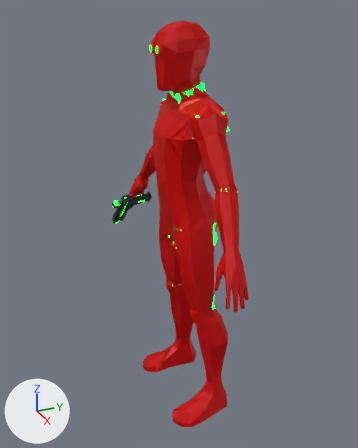
The glTF model data/droid_hostile.glb: old version first, new version second.
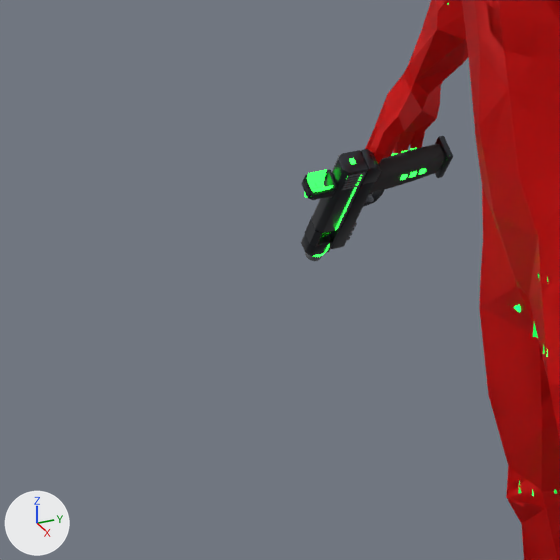
Old and new are each drawn whole from a 50 mm lens placed at (2.053, -0.957, 2.088), pointed at (-0.105, 0.014, 1.009) and again close up on the part from 9% to 50% of the width and 35% to 68% of the height. The lights are fixed; the arrows at lower left show +X, +Y and +Z. The older version's two pictures come first. Where no turn or scale is listed for an object, it has been applied to the vertices.

In view in the first close-up: 'gun', 'mesh_node' and 5 more.
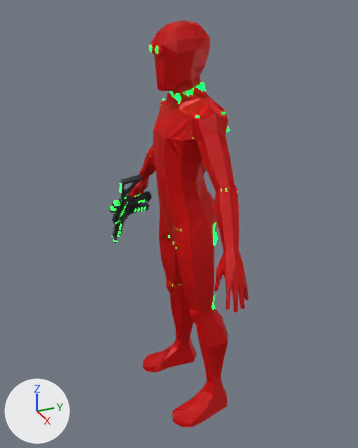
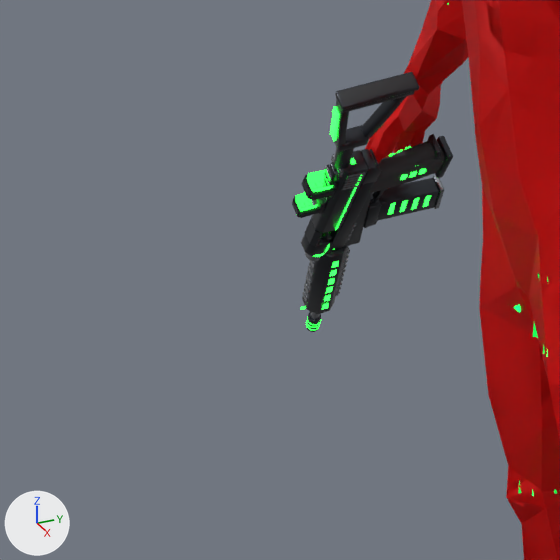
What differs and where, as boxes (x1, y1, x2, y2) in the close-ups (560 x 560 px):
'rifle_gun', added: after (292, 72, 444, 332)
    faces in mat_rifle_body (dark grey #3f4248): (292, 72, 444, 332)
    faces in mat_rifle_grip (dark grey #2c2e30): (335, 73, 435, 163)
    faces in mat_rifle_glow (green #27ff3f, glowing green #27ff3f): (300, 106, 431, 330)
    faces in mat_rifle_trim (grey #adb1b6): (303, 155, 444, 332)
'rifle_hud', added: after (295, 193, 318, 211)

What changed in the scene script:
```text
Add mat_rifle_screen:
    mat_rifle_screen = principled_material('rifle_screen')
    mat_rifle_screen.base_color = (0.0, 0.0, 0.0)  # black #000000
    mat_rifle_screen.metallic = 1.0
    mat_rifle_screen.roughness = 1.0
    mat_rifle_screen.emission_color = (0.02, 1.0, 0.05)  # green #27ff3f
    mat_rifle_screen.emission_strength = 4.0
Add mat_rifle_body:
    mat_rifle_body = principled_material('rifle_body')
    mat_rifle_body.base_color = (0.05, 0.055, 0.065)  # dark grey #3f4248
    mat_rifle_body.metallic = 0.85
    mat_rifle_body.roughness = 0.32
Add mat_rifle_glow:
    mat_rifle_glow = principled_material('rifle_glow')
    mat_rifle_glow.base_color = (0.02, 1.0, 0.05)  # green #27ff3f
    mat_rifle_glow.roughness = 0.4
    mat_rifle_glow.emission_color = (0.02, 1.0, 0.05)  # green #27ff3f
    mat_rifle_glow.emission_strength = 4.0
Add mat_rifle_trim:
    mat_rifle_trim = principled_material('rifle_trim')
    mat_rifle_trim.base_color = (0.42, 0.44, 0.47)  # grey #adb1b6
    mat_rifle_trim.metallic = 1.0
    mat_rifle_trim.roughness = 0.25
Add mat_rifle_grip:
    mat_rifle_grip = principled_material('rifle_grip')
    mat_rifle_grip.base_color = (0.025, 0.027, 0.03)  # dark grey #2c2e30
    mat_rifle_grip.roughness = 0.75
Add me_plane_001:
    me_plane_001.from_pydata([(-1.0, -1.0, -0.16), (1.0, -1.0, -0.16), (-1.0, 1.0, -0.16), (1.0, 1.0, -0.16), (-1.0, 0.0, 0.23), (1.0, 0.0, 0.23), (1.0, 0.5, 0.13), (-1.0, 0.5, 0.13), (-1.0, -0.5, 0.13), (1.0, -0.5, 0.13), (1.0, 0.75, 0.04), (-1.0, 0.75, 0.04), (-1.0, 0.25, 0.2), (1.0, 0.25, 0.2), (1.0, -0.25, 0.2), (-1.0, -0.25, 0.2), (-1.0, -0.75, 0.04), (1.0, -0.75, 0.04)], [], [(11, 10, 3), (11, 3, 2), (15, 14, 5), (15, 5, 4), (12, 13, 6), (12, 6, 7), (16, 17, 9), (16, 9, 8), (7, 6, 10), (7, 10, 11), (4, 5, 13), (4, 13, 12), (8, 9, 14), (8, 14, 15), (0, 1, 17), (0, 17, 16)])
    me_plane_001.materials.append(mat_rifle_screen)  # black #000000, glowing green #27ff3f
Add me_rifle_gun:
    me_rifle_gun.from_pydata(...)  # 2372 vertices, 4444 faces; spans x -0.271..0.239, y -0.157..0.107, z -0.34..0.285
    # faces by material slot: [2428, 716, 248, 1052]
    me_rifle_gun.materials.append(mat_rifle_body)  # dark grey #3f4248
    me_rifle_gun.materials.append(mat_rifle_trim)  # grey #adb1b6
    me_rifle_gun.materials.append(mat_rifle_grip)  # dark grey #2c2e30
    me_rifle_gun.materials.append(mat_rifle_glow)  # green #27ff3f, glowing green #27ff3f
Add ob_rifle_hud:
    ob_rifle_hud = bpy.data.objects.new('rifle_hud', me_plane_001)
    ob_rifle_hud.parent = ob_rifle
    ob_rifle_hud.location = (-0.55, 0.0, 1.29)
    ob_rifle_hud.rotation_euler = (0.0, 1.571, 0.0)  # degrees (0, 90, 0)
    ob_rifle_hud.scale = (0.13, 0.12, 1.0)
Add ob_rifle:
    ob_rifle = bpy.data.objects.new('rifle', None)
    ob_rifle.location = (-0.606, -0.0664, 0.922)
    ob_rifle.rotation_euler = (1.412, 2.255, -0.0878)  # degrees (81, 129, -5)
    ob_rifle.scale = (0.105, 0.105, 0.105)
Add ob_rifle_gun:
    ob_rifle_gun = bpy.data.objects.new('rifle_gun', me_rifle_gun)
    ob_rifle_gun.location = (-0.606, -0.066, 0.922)
```
